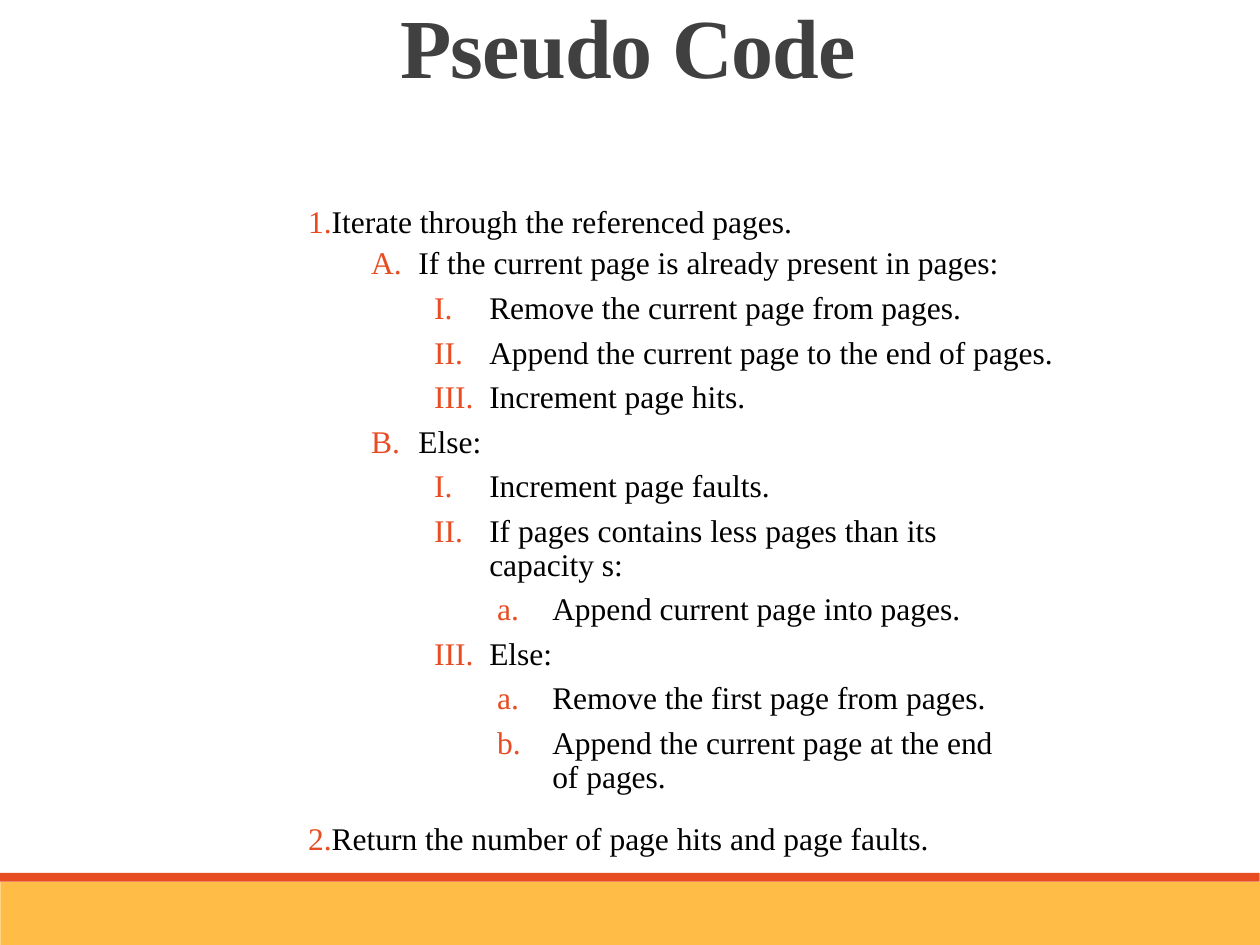
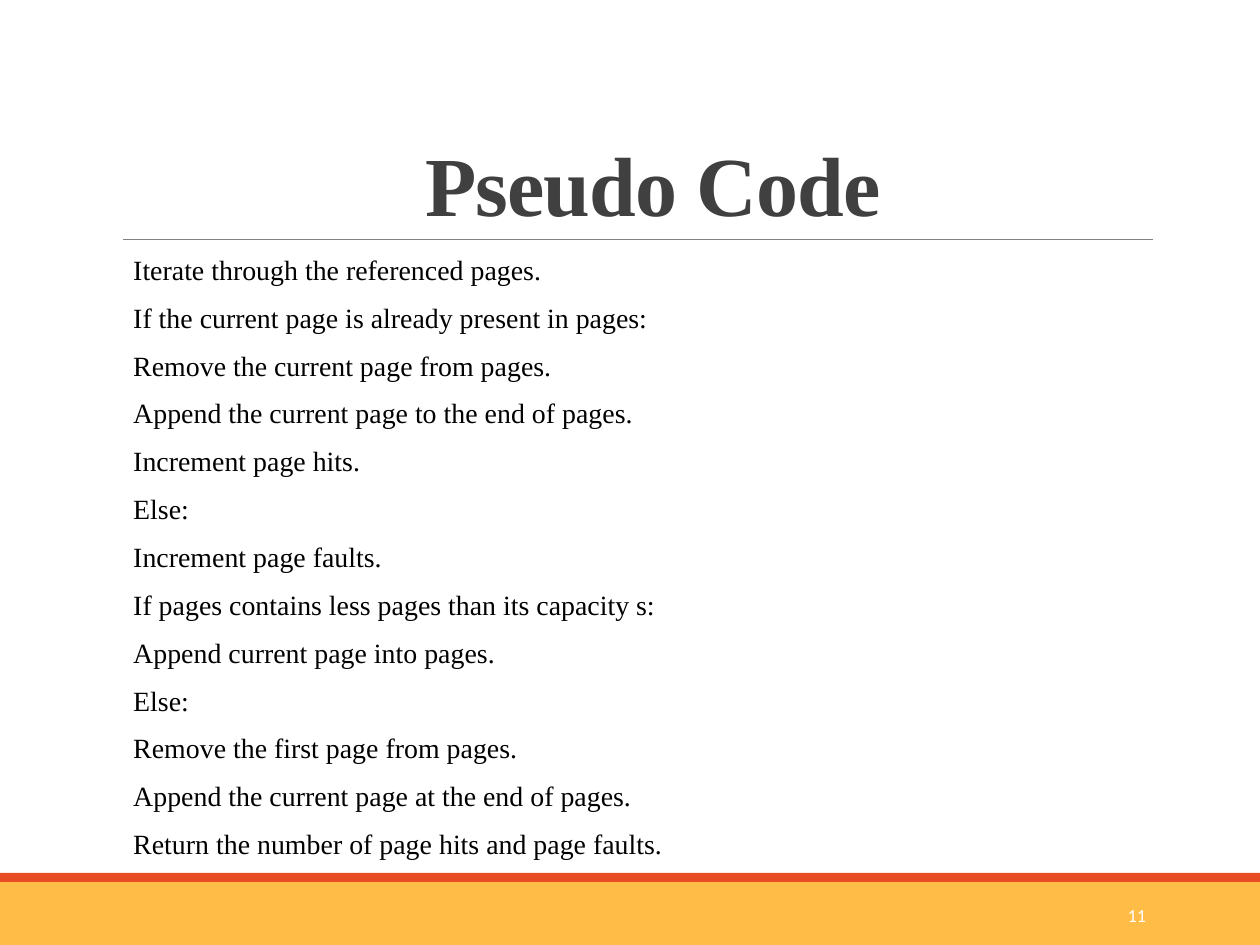
Before and after one commit to Ayushhh-T/Page-Replacement-Algorithm, a slide deck: slide 11 of Presentation/OS-Mini-Project-ppt.pptx (slide 13 before the commit). Drawn at 1260x945 pixels with LibreOffice and Linux fonts; fonts in the diff are those of the drawing. Boxes give left, top, right and bottom in pixels: in the first picture for what was removed or moved away, otherwise in the second. Text is boxed around its words. In the diff, an @@ line names an element or a change of style, - is before the commit and + after.

```diff
--- a/Presentation/OS-Mini-Project-ppt.pptx
+++ b/Presentation/OS-Mini-Project-ppt.pptx
@@ title "Pseudo Code": place and size @@
-title "Pseudo Code" at box(401, 19, 856, 79)
+title "Pseudo Code" at box(425, 157, 881, 217)
@@ title "Pseudo Code" at box(425, 157, 881, 217): alignment left to centre; vertical alignment top to bottom @@
@@ line added from (123, 239) to (1153, 239), #808080 0.5 pt @@
@@ text "Iterate through the referenced pages.": place and size @@
-text "Iterate through the referenced pages." at box(308, 211, 1053, 856)
+text "Iterate through the referenced pages." at box(133, 260, 662, 860)
@@ text "Iterate through the referenced pages." at box(133, 260, 662, 860): size 18 to 15.9 pt; bullet 1. to none; line spacing 0.9 to 0.7; bullet A. to none; list level 2 to 1 in "If the current page is ..."; bullet I. to none; list level 3 to 1 in "Remove the current page from ..."; list level 3 to 1 in "Append the current page to ..."; list level 3 to 1 in "Increment page hits."; list level 2 to 1 in "Else:"; list level 3 to 1 in "Increment page faults."; list level 3 to 1 in "If pages contains less pages ..."; bullet a. to none; list level 4 to 1 in "Append current page into pages."; list level 3 to 1 in "Else:"; list level 4 to 1 in "Remove the first page from ..."; list level 4 to 1 in "Append the current page at ..." @@
@@ page number added at box(1128, 910, 1147, 922), 10.5 pt, text #FFFFFF @@
+11
```
Also in this commit, not shown: 5 other slides changed, 2 slides added, 2 slides removed, 12 other files.
